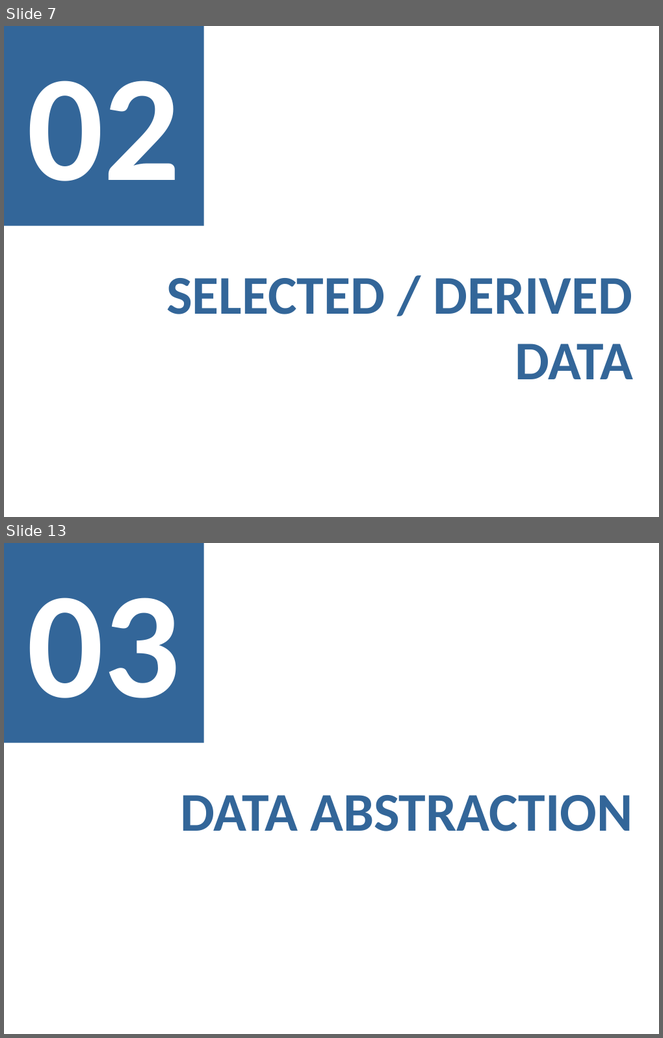
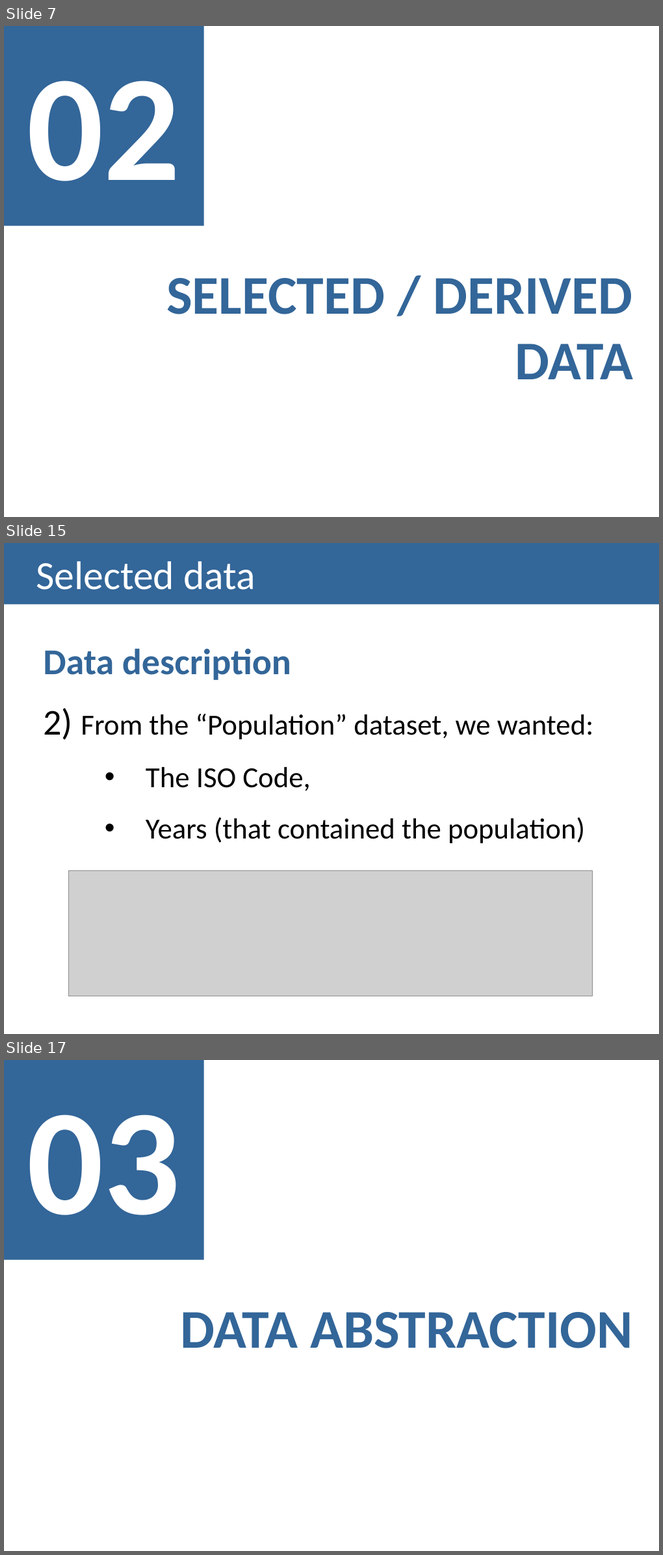
Before and after one commit to carboned4/V_I_2015_1, a slide deck: checkpoint2/G01A - Checkpoint2 Presentation.pptx. Shown one above the other, each under a label of ours: slides 7 and 13 before the commit, slides 7, 15 and 17 after it; the slides between them are not shown. The pictures are 663x1038 and 663x1555 pixels, drawn with LibreOffice and Linux fonts; fonts in the diff are those of the drawing; grey boxes stand for pictures. Boxes give left, top, right and bottom in pixels: in the first picture for what was removed or moved away, otherwise in the second. Text is boxed around its words. In the diff, an @@ line names an element or a change of style, - is before the commit and + after.

```diff
--- a/checkpoint2/G01A - Checkpoint2 Presentation.pptx
+++ b/checkpoint2/G01A - Checkpoint2 Presentation.pptx
@@ slide 15 added at (x1=4, y1=543, x2=659, y2=1034), background #FFFFFF @@
@@ title added at (x1=4, y1=543, x2=659, y2=605), fill #336699, 44 pt, text #FFFFFF @@
+Selected data
@@ text added at (x1=43, y1=648, x2=594, y2=844), 32 pt, text #000000 @@
+Data description
+  2) From the “Population” dataset, we wanted:
+      • The ISO Code,
+      • Years (that contained the population)
@@ picture added at (x1=68, y1=871, x2=592, y2=997) @@
@@ what was slide 13 is now slide 17 @@
```
Also in this commit, not shown: 5 slides changed, 3 other slides added.
